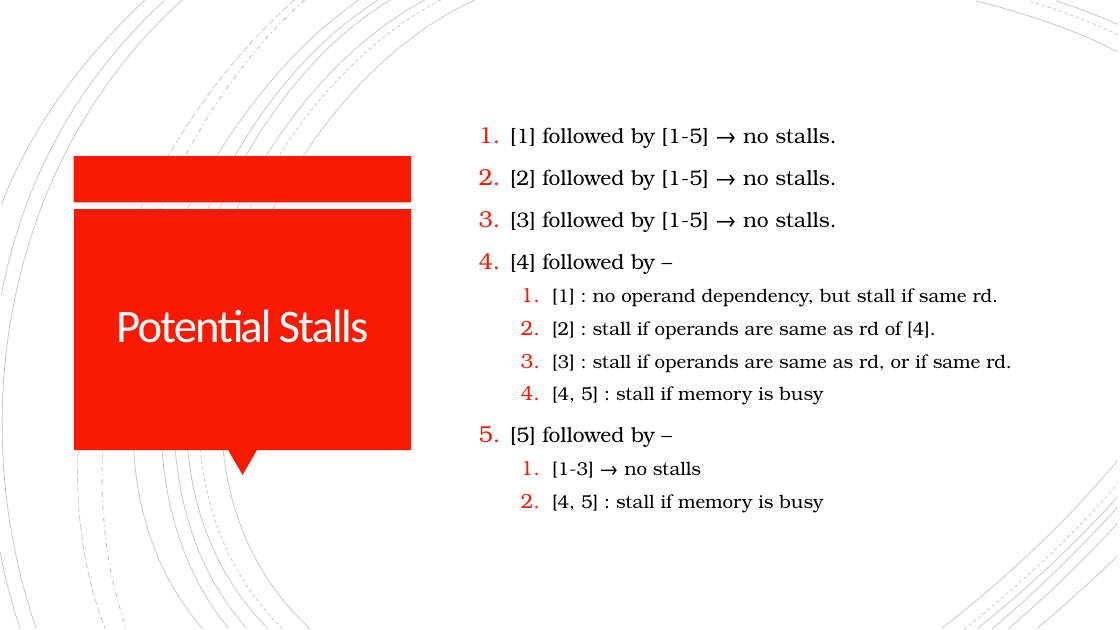
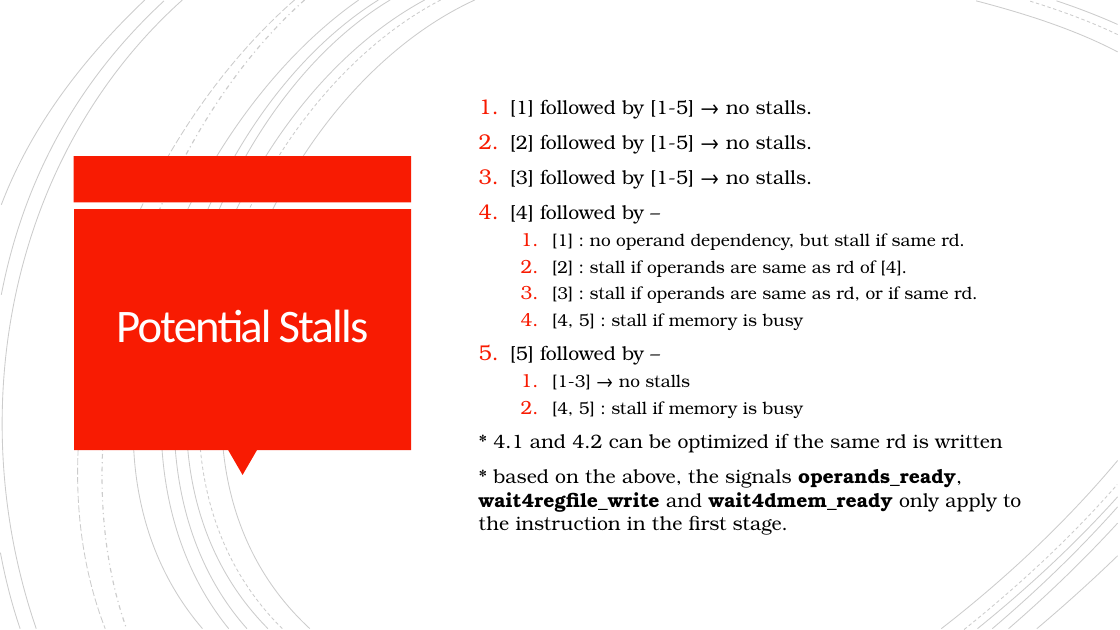
Before and after one commit to mrinav-saxena/riscv_verif0, a slide deck: slide 11 of rtl/core/multi_cycle/stall_for_mem_core.pptx. Drawn at 1120x630 pixels with LibreOffice and Linux fonts; fonts in the diff are those of the drawing. Boxes give left, top, right and bottom in pixels: in the first picture for what was removed or moved away, otherwise in the second. Text is boxed around its words. In the diff, an @@ line names an element or a change of style, - is before the commit and + after.

```diff
--- a/rtl/core/multi_cycle/stall_for_mem_core.pptx
+++ b/rtl/core/multi_cycle/stall_for_mem_core.pptx
@@ text at box(479, 99, 978, 418): size 18 to 16.6 pt in "[1] followed by [1-5] → no stalls.", "[2] followed by [1-5] → no stalls.", "[3] followed by [1-5] → no stalls.", "[4] followed by –" and 1 more places; size 16 to 14.8 pt in "[1] : no operand dependency, but stall ...", "[2] : stall if operands are same ...", "[3] : stall if operands are same ...", "[4, 5] : stall if memory is ..." and 2 more places; line spacing 1.2 to 1 @@
@@ text at box(479, 433, 1021, 535): paragraphs added @@
+* 4.1 and 4.2 can be optimized if the same rd is written
+* based on the above, the signals operands_ready, wait4regfile_write and wait4dmem_ready only apply to the instruction in the first stage.
```
Also in this commit, not shown: 3 other slides changed, 1 slide added, 5 other files.
